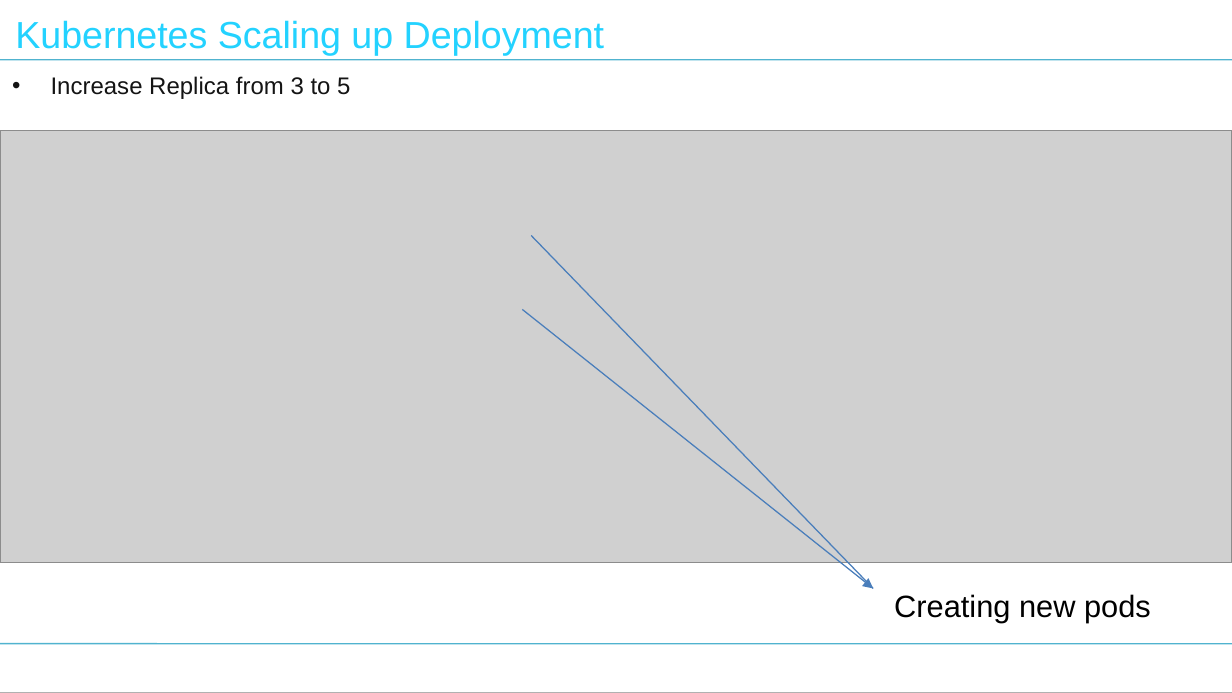
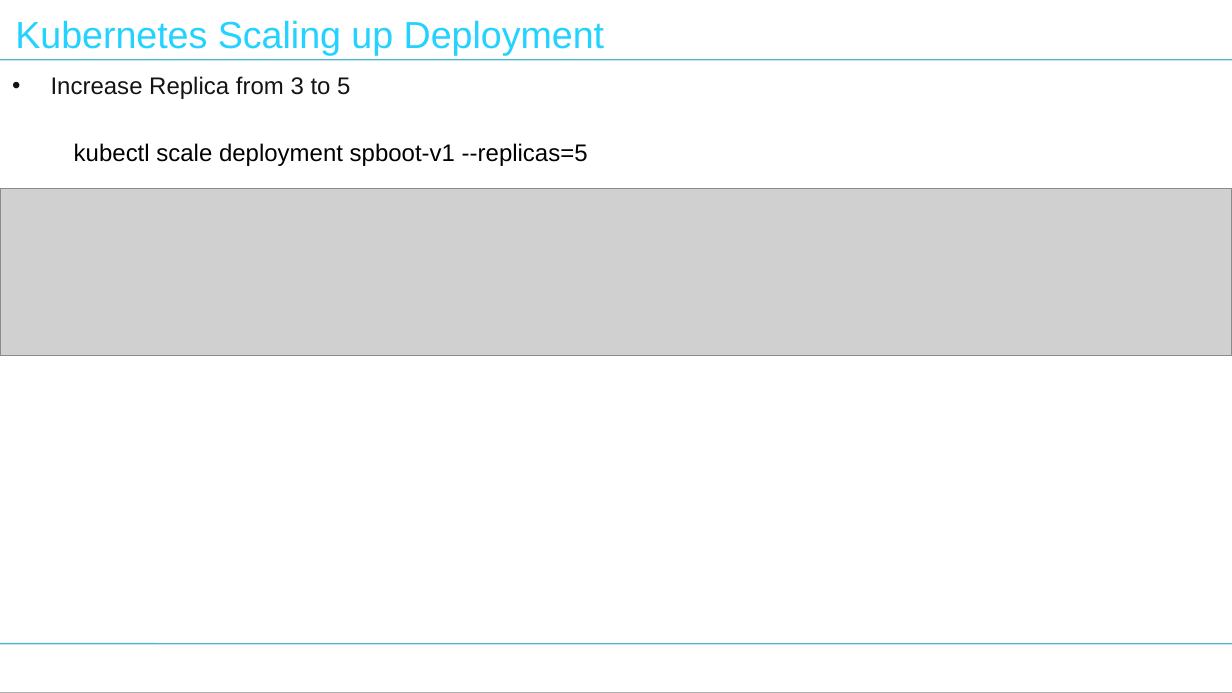
Before and after one commit to nilaybose/minikubedemo, a slide deck: slide 20 of docs/Tech Talk - Kubernetes.pptx (slide 21 before the commit). Drawn at 1232x693 pixels with LibreOffice and Linux fonts; fonts in the diff are those of the drawing; grey boxes stand for pictures. Boxes give left, top, right and bottom in pixels: in the first picture for what was removed or moved away, otherwise in the second. Text is boxed around its words. In the diff, an @@ line names an element or a change of style, - is before the commit and + after.

```diff
--- a/docs/Tech Talk - Kubernetes.pptx
+++ b/docs/Tech Talk - Kubernetes.pptx
@@ picture removed at (0,131,1232,562) @@
@@ text at (74,143,588,166): paragraph added @@
+  kubectl scale deployment spboot-v1 --replicas=5
@@ picture added at (0,188,1232,356) @@
@@ line removed from (531, 235) to (873, 589) @@
@@ arrow removed from (522, 309) to (873, 589) @@
@@ text removed at (894,594,1151,622) @@
-Creating new pods
```
Also in this commit, not shown: 1 other slide changed, 1 slide removed.
